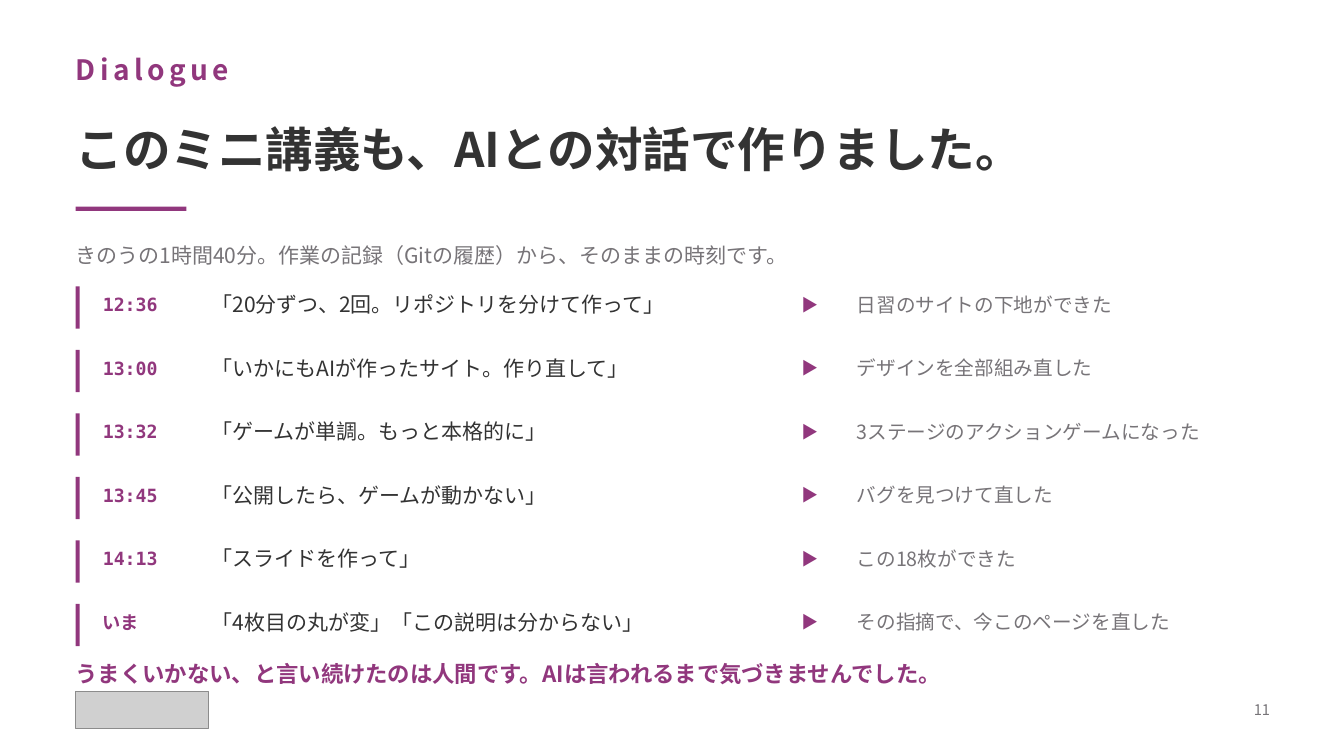
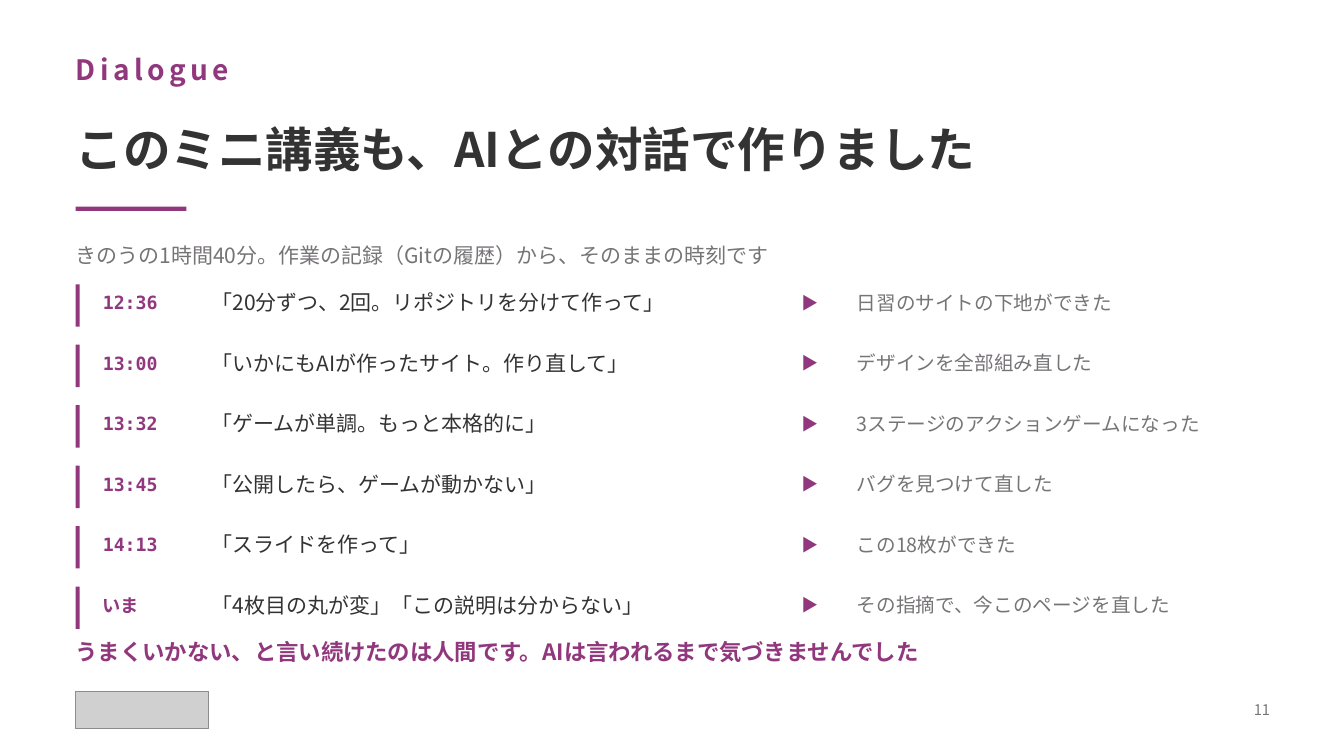
Before and after one commit to yutakaJssst/narashino-visit-2, a slide deck: slide 11 of slides/nichinara20260908.pptx. Drawn at 1344x756 pixels with LibreOffice and Linux fonts; fonts in the diff are those of the drawing; grey boxes stand for pictures. Boxes give left, top, right and bottom in pixels: in the first picture for what was removed or moved away, otherwise in the second. Text is boxed around its words. In the diff, an @@ line names an element or a change of style, - is before the commit and + after.

```diff
--- a/slides/nichinara20260908.pptx
+++ b/slides/nichinara20260908.pptx
@@ text at [76, 126, 976, 172]: text changed @@
-このミニ講義も、AIとの対話で作りました。
+このミニ講義も、AIとの対話で作りました
@@ text at [76, 245, 769, 265]: text changed @@
-きのうの1時間40分。作業の記録（Gitの履歴）から、そのままの時刻です。
+きのうの1時間40分。作業の記録（Gitの履歴）から、そのままの時刻です
@@ 4 texts, 1 rectangle: place and size @@
-4 texts, 1 rectangle at [76, 344, 1093, 392]
+4 texts, 1 rectangle at [76, 339, 1093, 387]
@@ 8 texts, 2 rectangles: place and size @@
-8 texts, 2 rectangles at [76, 407, 1200, 519]
+8 texts, 2 rectangles at [76, 399, 1200, 508]
@@ 8 texts, 2 rectangles: place and size @@
-8 texts, 2 rectangles at [76, 534, 1170, 646]
+8 texts, 2 rectangles at [76, 520, 1170, 629]
@@ text at [76, 641, 919, 662]: text changed @@
-うまくいかない、と言い続けたのは人間です。AIは言われるまで気づきませんでした。
+うまくいかない、と言い続けたのは人間です。AIは言われるまで気づきませんでした
```
Also in this commit, not shown: 15 other slides changed, 2 other files.
